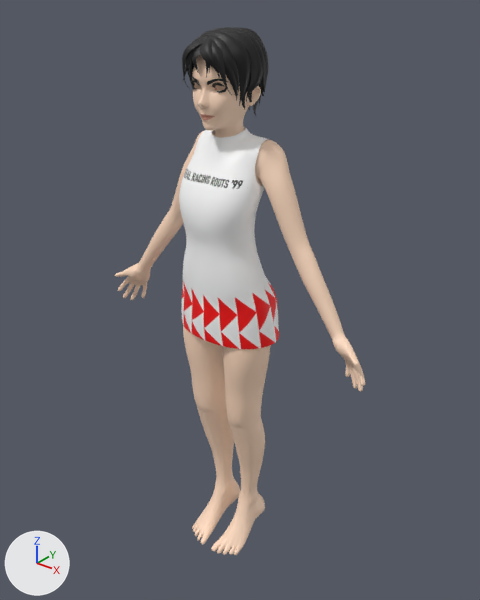
A saved change to the Blender file dat/model/work/reiko.blend.
The view is the same before and after, from a camera (50 mm lens) standing at (1.265, -1.463, 2.005) and looking at (0.011, 0.104, 1.033). Lighting does not change. The marker at lower left points along +X, +Y and +Z. The older version comes first. The same objects are shown in both versions, whatever each file hides.

Script lines for the objects in view, before the commit:
```python
me_nurbspath_004 = bpy.data.meshes.new('NurbsPath.004')
me_nurbspath_004.from_pydata(...)  # 4026 vertices, 3062 faces; spans x -0.11..0.11, y -0.069..0.191, z 1.633..1.881
me_nurbspath_004.polygons.foreach_set('use_smooth', [True] * 3062)
me_nurbspath_004.materials.append(mat_hair)  # picture img_reiko_hair_diffuse_tga
me_plane_002 = bpy.data.meshes.new('Plane.002')
me_plane_002.from_pydata(...)  # 1720 vertices, 1697 faces; spans x 0.0..0.53, y -0.09..0.18, z 0.05..1.85
me_plane_002.polygons.foreach_set('use_smooth', [True] * 1697)
me_plane_002.materials.append(mat_body)  # picture img_reiko_body_diffuse_png
me_plane_003 = bpy.data.meshes.new('Plane.003')
me_plane_003.from_pydata(...)  # 456 vertices, 422 faces; spans x -0.193..0.193, y -0.079..0.166, z 0.945..1.607
me_plane_003.polygons.foreach_set('use_smooth', [True] * 422)
me_plane_003.materials.append(mat_dress)  # picture img_reiko_dress_diffuse_tga
ob_body = bpy.data.objects.new('Body', me_plane_002)
ob_body.location = (0.0, 0.0, 0.0)
_m = ob_body.modifiers.new('Mirror', 'MIRROR')
_m.use_clip = True
_m = ob_body.modifiers.new('Subdivision', 'SUBSURF')
ob_dress = bpy.data.objects.new('Dress', me_plane_003)
ob_dress.location = (0.0, 0.0, 0.0)
_m = ob_dress.modifiers.new('Subdivision', 'SUBSURF')
ob_hair_bake = bpy.data.objects.new('Hair Bake', me_nurbspath_004)
ob_hair_bake.location = (0.0, 0.0, 0.0)
```
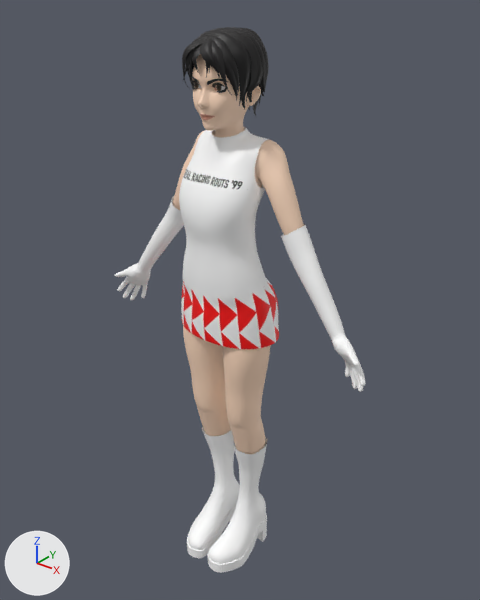
Where the change shows, as pixel boxes (x1, y1, x2, y2) in the pictures (480 x 600 px):
'Dress', reshaped (149% wider, 100% taller)
    before: (179, 127, 279, 349)
    after: (115, 127, 365, 572)
'Body', reshaped, modifiers changed
    before: (115, 54, 365, 555)
    after: (172, 54, 304, 454)
part 1 of me_plane_002, added
    after: (216, 85, 225, 91)
part 2 of me_plane_002, built on (mostly hidden afterwards)
    before: (153, 191, 325, 291)
    after: (280, 217, 304, 236)
part 3 of me_plane_003, added
    after: (281, 224, 365, 392)
part 4 of me_plane_003, added
    after: (115, 196, 184, 301)
part 5 of me_plane_003, added
    after: (207, 437, 267, 572)
part 6 of me_plane_003, added
    after: (187, 427, 240, 558)
part 7 of me_plane_003, built on
    before: (179, 130, 270, 264)
    after: (179, 130, 279, 349)

The change, as a diff of the scene's bpy script:
```diff
--- a/dat/model/work/reiko.blend.py
+++ b/dat/model/work/reiko.blend.py
@@ me_plane_002 @@
 # used by ob_body; location = (0.0, 0.0, 0.0)
-me_plane_002.from_pydata(...)  # 1720 vertices, 1697 faces; spans x 0.0..0.53, y -0.09..0.18, z 0.05..1.85
+me_plane_002.from_pydata(...)  # 3490 vertices, 3550 faces; spans x -0.53..0.53, y -0.09..0.18, z 0.05..1.85
+# me_plane_002 part 1: a new loose piece of 31 vertices spanning x 0.02..0.06, y -0.03..-0.01, z 1.72..1.75, in mat_body (picture img_reiko_body_diffuse_png)
+# me_plane_002 part 2: 31 vertices moved from x 0.2..0.32, y 0.05..0.13, z 1.2..1.34 to x 0.21..0.32, y 0.06..0.13, z 1.21..1.33; 4 vertices removed from x 0.23..0.24, y 0.07..0.12, z 1.25..1.26; 52 vertices added at x 0.22..0.31, y 0.06..0.12, z 1.22..1.32
+# other edits to the shape of me_plane_002 do not show in these pictures
 me_plane_002.materials.append(mat_body)
@@ me_plane_003 @@
 # used by ob_dress; location = (0.0, 0.0, 0.0)
-me_plane_003.from_pydata(...)  # 456 vertices, 422 faces; spans x -0.193..0.193, y -0.079..0.166, z 0.945..1.607
+me_plane_003.from_pydata(...)  # 1836 vertices, 1774 faces; spans x -0.533..0.533, y -0.115..0.18, z 0.002..1.607
+# me_plane_003 part 3: a new loose piece of 336 vertices spanning x 0.187..0.533, y 0.005..0.138, z 0.894..1.351, in mat_dress (picture img_reiko_dress_diffuse_tga_001)
+# me_plane_003 part 4: a new loose piece of 336 vertices spanning x -0.533..-0.189, y 0.005..0.138, z 0.894..1.348, in mat_dress (picture img_reiko_dress_diffuse_tga_001)
+# me_plane_003 part 5: a new loose piece of 294 vertices spanning x 0.005..0.134, y -0.115..0.18, z 0.002..0.502, in mat_dress (picture img_reiko_dress_diffuse_tga_001)
+# me_plane_003 part 6: a new loose piece of 294 vertices spanning x -0.134..-0.005, y -0.115..0.18, z 0.002..0.502, in mat_dress (picture img_reiko_dress_diffuse_tga_001)
+# me_plane_003 part 7: 92 vertices moved from x -0.135..0.135, y -0.002..0.162, z 1.265..1.584 to x -0.136..0.136, y -0.005..0.162, z 1.266..1.583; 120 vertices added at x -0.191..0.191, y -0.07..0.162, z 0.961..1.169
 me_plane_003.materials.append(mat_dress)
@@ ob_body @@
 ob_body.location = (0.0, 0.0, 0.0)
-_m = ob_body.modifiers.new('Mirror', 'MIRROR')
-_m.use_clip = True
 _m = ob_body.modifiers.new('Subdivision', 'SUBSURF')
```
